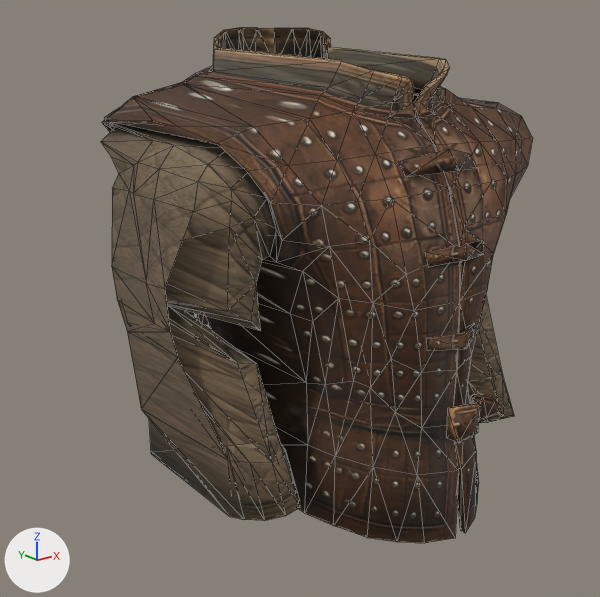
Two versions of the glTF model godot-client/assets/actors/native/equipment/militia_torso_armor_02.glb, one commit apart.
One viewpoint serves both versions: a 50 mm camera at (-0.618, -0.638, 1.529) aimed at (-0.036, 0.089, 1.238). The lights are fixed; the arrows at lower left show +X, +Y and +Z. The first picture is the older version. Mesh edges are drawn as thin lines. Vertices at exactly the same position are counted once.

The scene before the commit, as lines of its bpy script (objects in view):
```python
me_studded_jack = bpy.data.meshes.new('Studded Jack')
me_studded_jack.from_pydata(...)  # 832 vertices, 1536 faces; spans x -0.249..0.249, y -0.144..0.316, z 1.022..1.54
me_studded_jack.materials.append(mat_studded_jack_base)  # picture img_image_0
ob_studded_jack = bpy.data.objects.new('Studded Jack', me_studded_jack)
ob_studded_jack.location = (0.0, 0.0, 0.0)
```
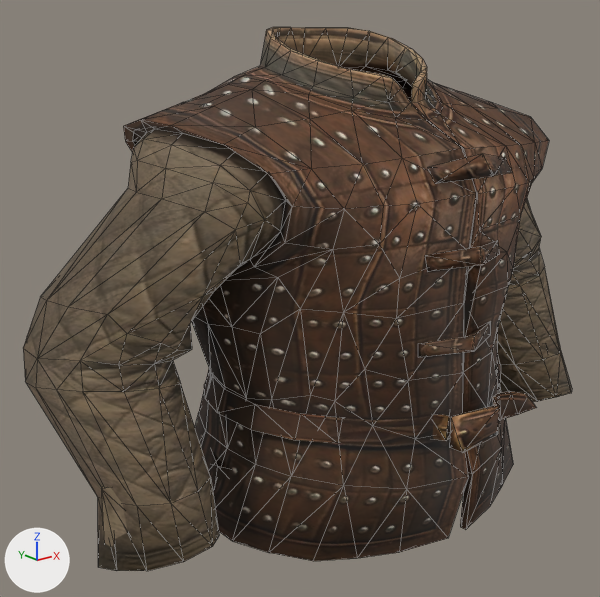
What differs and where, as boxes (x1, y1, x2, y2) in the pictures (600 x 597 px; the box of a moved part takes in the faces that stretch with it):
'Studded Jack', reshaped (27% wider): before (101, 28, 533, 543); after (23, 27, 572, 571)
part 1 of me_studded_jack, moved or reshaped: before (447, 393, 500, 443); after (450, 391, 536, 453)
part 2 of me_studded_jack, moved or reshaped: before (399, 150, 476, 177); after (428, 154, 513, 184)
part 3 of me_studded_jack, rebuilt (27% wider): before (101, 28, 533, 543); after (23, 27, 572, 571)
part 4 of me_studded_jack, rebuilt (51% wider, 28% taller): before (427, 323, 475, 351); after (418, 321, 491, 357)
part 5 of me_studded_jack, rebuilt (mostly hidden before): before (460, 261, 465, 288); after (464, 255, 482, 337)
part 6 of me_studded_jack, added: after (204, 357, 501, 443)
part 7 of me_studded_jack, added (mostly hidden): after (211, 454, 229, 484)
part 8 of me_studded_jack, deleted (mostly hidden): before (197, 314, 209, 325)
part 9 of me_studded_jack, deleted (brown): before (425, 240, 484, 267)
part 10 of me_studded_jack, added (brown): after (425, 240, 499, 272)

The edits, one by one:
me_studded_jack is used by ob_studded_jack; location (0.0, 0.0, 0.0).
me_studded_jack had 832 vertices, 1536 faces and spanned x -0.249..0.249, y -0.144..0.316, z 1.022..1.54.
me_studded_jack now has 834 vertices, 1538 faces and spans x -0.364..0.363, y -0.16..0.219, z 1.022..1.54.
me_studded_jack part 1: the loose piece of 22 vertices spanning x -0.017..0.058, y -0.144..-0.118, z 1.137..1.171 is scaled about its middle by (1.72, 1.01, 1), then moved by (0.014, -0.016, 0.0).
me_studded_jack part 2: the loose piece of 8 vertices spanning x -0.052..0.049, y -0.111..-0.08, z 1.403..1.427 is scaled about its middle by (1.09, 1, 1), then moved by (0.0, -0.041, 0.0).
me_studded_jack part 3: the loose piece of 702 vertices spanning x -0.249..0.249, y -0.141..0.202, z 1.022..1.54 is rebuilt with 704 vertices and now spans x -0.364..0.363, y -0.149..0.219, z 1.022..1.54.
me_studded_jack part 4: the loose piece of 8 vertices spanning x -0.037..0.034, y -0.132..-0.112, z 1.232..1.25 is rebuilt with 8 vertices and now spans x -0.055..0.052, y -0.143..-0.119, z 1.232..1.25.
me_studded_jack part 5: the loose piece of 6 vertices spanning x -0.001, y -0.126..-0.098, z 1.165..1.333 is rebuilt with 6 vertices and now spans x -0.001, y -0.146..-0.104, z 1.165..1.333.
me_studded_jack part 6: a new loose piece of 49 vertices spanning x -0.189..0.189, y -0.139..0.162, z 1.141..1.182, in mat_studded_jack_base (picture img_image_0).
me_studded_jack part 7: a new loose piece of 30 vertices spanning x -0.2..0.199, y -0.113..0.17, z 1.049..1.102, in mat_studded_jack_base (picture img_image_0).
me_studded_jack part 8: the loose piece of 49 vertices spanning x -0.11..0.109, y -0.004..0.296, z 1.141..1.182 is deleted.
me_studded_jack part 9: the loose piece of 7 vertices spanning x -0.043..0.041, y -0.126..-0.111, z 1.32..1.339 is deleted.
Part 10, on me_studded_jack:
7 vertices are added at x -0.054..0.051, y -0.146..-0.121, z 1.32..1.339.
10 new faces join them.
Other edits to the shape of me_studded_jack do not show in these pictures.
